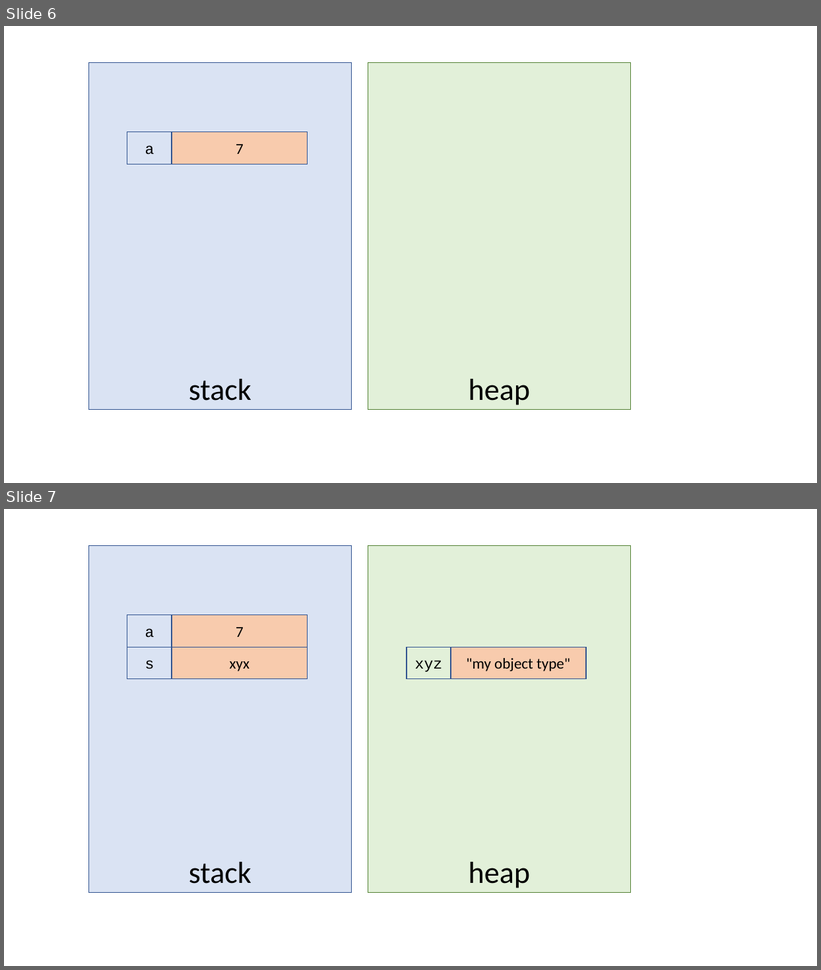
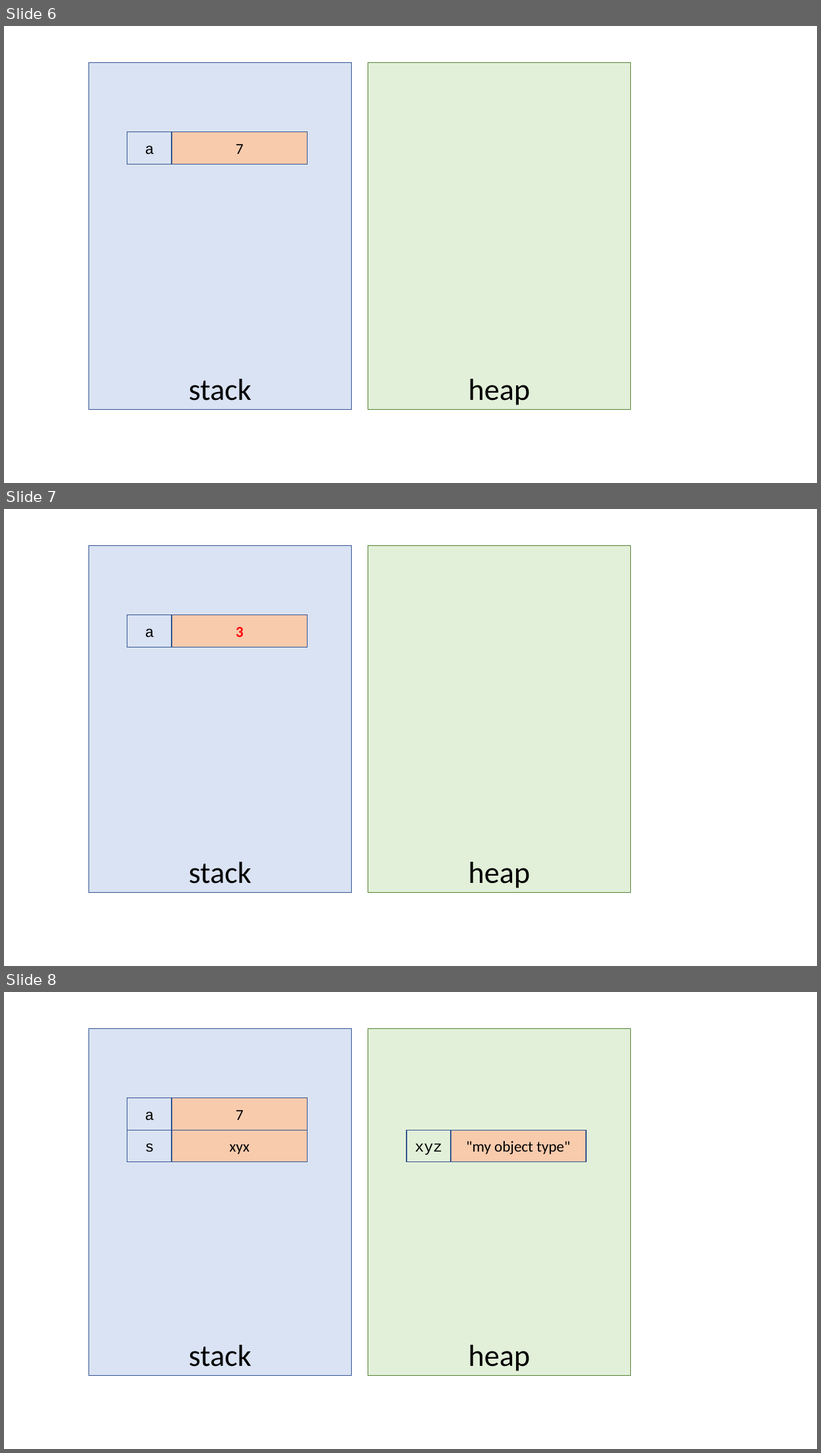
Before and after one commit to albertattard/java-boot-camp, a slide deck: assets/images/Images.pptx. Shown one above the other, each under a label of ours: slides 6 and 7 before the commit, slides 6, 7 and 8 after it. The pictures are 821x970 and 821x1453 pixels, drawn with LibreOffice and Linux fonts; fonts in the diff are those of the drawing. Boxes give left, top, right and bottom in pixels: in the first picture for what was removed or moved away, otherwise in the second. Text is boxed around its words. In the diff, an @@ line names an element or a change of style, - is before the commit and + after.

```diff
--- a/assets/images/Images.pptx
+++ b/assets/images/Images.pptx
@@ slide 7 added at [4,509,817,966], background #FFFFFF @@
@@ rectangle added at [88,545,351,893], fill #DAE3F3, outline #325491 1 pt, 36 pt, text #000000 @@
+stack
@@ rectangle added at [368,545,630,893], fill #E2F0D9, outline #548235 1 pt, 36 pt, text #000000 @@
+heap
@@ rectangle added at [127,615,172,647], outline #325491 1 pt, 18 pt, text #000000 @@
+a
@@ rectangle added at [172,615,308,647], fill #F8CBAD, outline #325491 1 pt, 18 pt, text #FF0000, bold @@
+3
@@ what was slide 7 is now slide 8 @@
```
Also in this commit, not shown: 2 other files.
